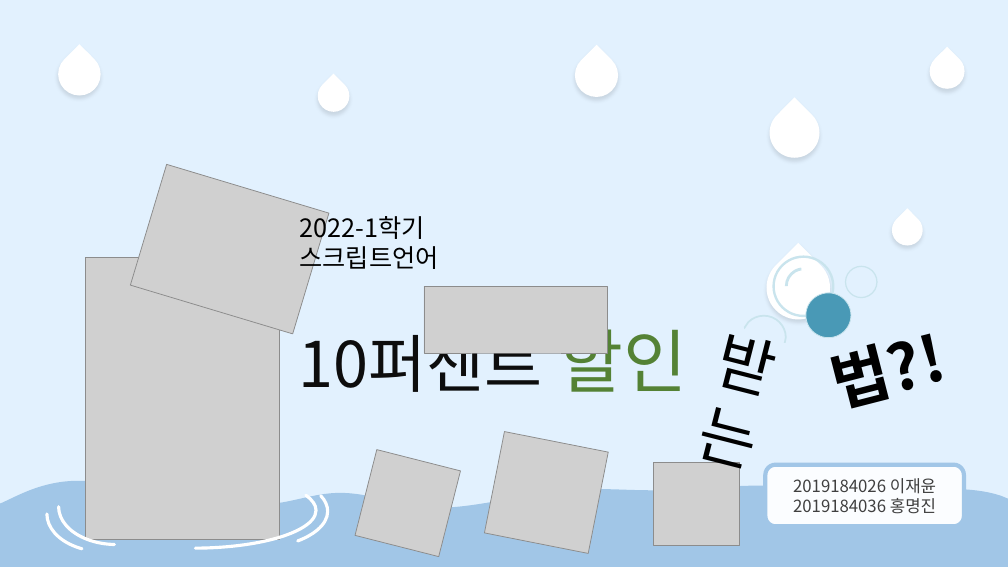
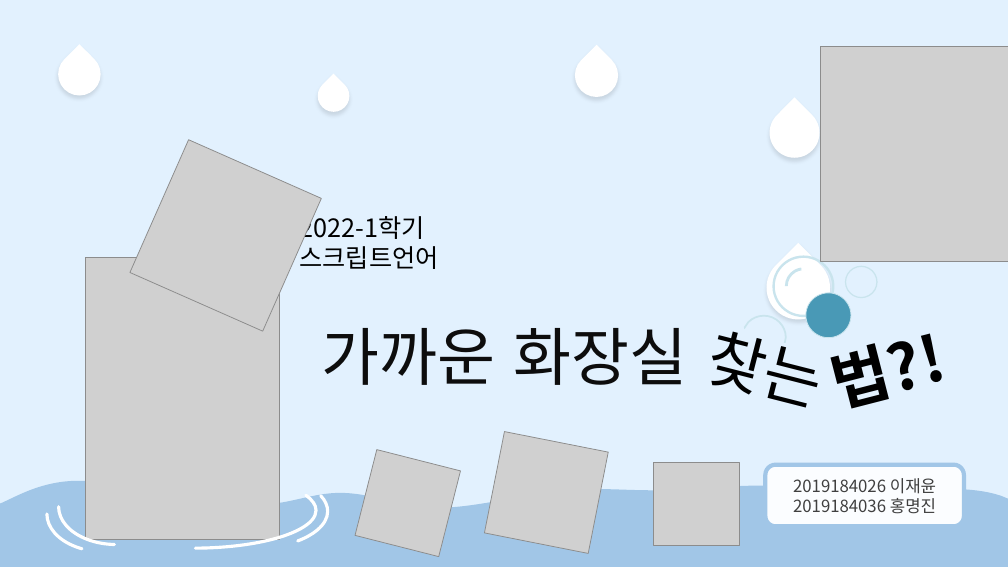
Before and after one commit to HongMyengJin/scriptlang, a slide deck: slide 1 of TermProject/Term기획최종.pptx. Drawn at 1008x567 pixels with LibreOffice and Linux fonts; fonts in the diff are those of the drawing; grey boxes stand for pictures. Boxes give left, top, right and bottom in pixels: in the first picture for what was removed or moved away, otherwise in the second. Text is boxed around its words. In the diff, an @@ line names an element or a change of style, - is before the commit and + after.

```diff
--- a/TermProject/Term기획최종.pptx
+++ b/TermProject/Term기획최종.pptx
@@ picture added at [820, 47, 1008, 262] @@
@@ picture at [130, 139, 321, 331]: rotation 16 to 23 degrees @@
@@ picture removed at [424, 286, 608, 353] @@
@@ text at [322, 328, 687, 385]: text changed @@
-10퍼센트 할인
+가까운 화장실
@@ text at [704, 315, 816, 408]: text changed @@
-받는
+찾는
```
Also in this commit, not shown: 5 other slides changed, 4 other files.
